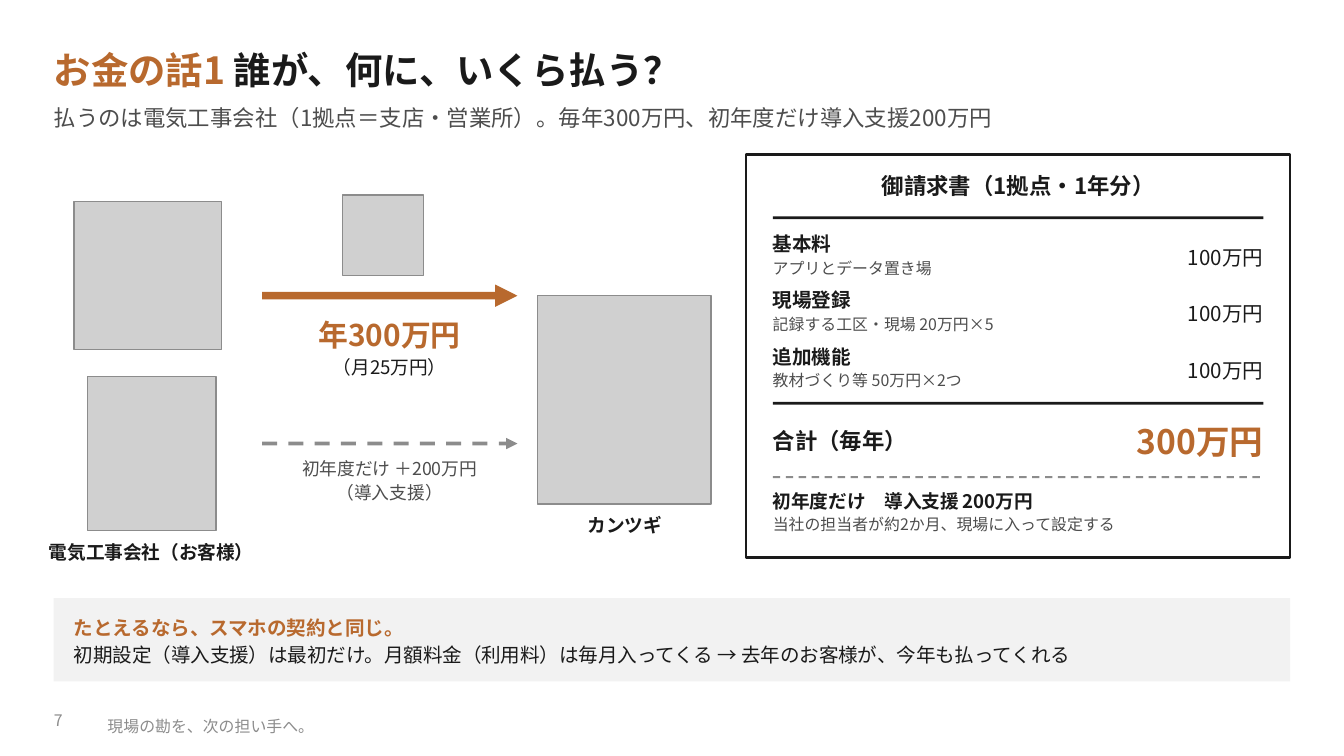
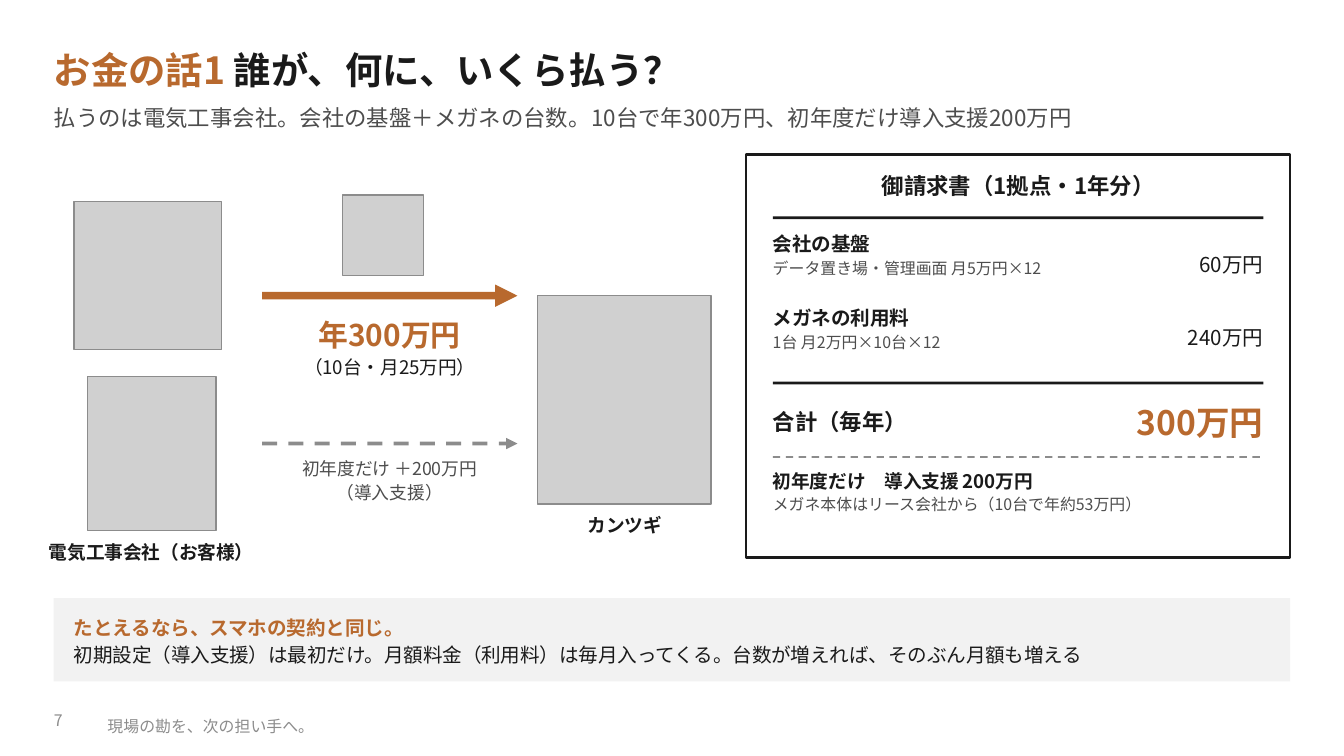
Before and after one commit to SEITOSHIKI/-ai-commute-audio-, a slide deck: slide 7 of deck/カンツギ_事業計画書_やさしい版.pptx. Drawn at 1344x756 pixels with LibreOffice and Linux fonts; fonts in the diff are those of the drawing; grey boxes stand for pictures; background and template pictures are left out. Boxes give left, top, right and bottom in pixels: in the first picture for what was removed or moved away, otherwise in the second. Text is boxed around its words. In the diff, an @@ line names an element or a change of style, - is before the commit and + after.

```diff
--- a/deck/カンツギ_事業計画書_やさしい版.pptx
+++ b/deck/カンツギ_事業計画書_やさしい版.pptx
@@ text at box(54, 107, 1072, 128): text changed @@
-払うのは電気工事会社（1拠点＝支店・営業所）。毎年300万円、初年度だけ導入支援200万円
+払うのは電気工事会社。会社の基盤＋メガネの台数。10台で年300万円、初年度だけ導入支援200万円
@@ text at box(773, 234, 1041, 276): text changed @@
-基本料
-アプリとデータ置き場
+会社の基盤
+データ置き場・管理画面 月5万円×12
@@ text at box(1199, 256, 1263, 274): text changed @@
-100万円
+60万円
@@ text at box(773, 308, 941, 350): text changed @@
-現場登録
-記録する工区・現場 20万円×5
+メガネの利用料
+1台 月2万円×10台×12
@@ text at box(1188, 329, 1263, 347): text changed @@
-100万円
+240万円
@@ text at box(304, 358, 475, 376): text changed @@
-（月25万円）
+（10台・月25万円）
@@ text removed at box(773, 347, 962, 388) @@
-追加機能
-教材づくり等 50万円×2つ
@@ text removed at box(1188, 362, 1263, 380) @@
-100万円
@@ 2 texts, 2 lines: place and size @@
-2 texts, 2 lines at box(773, 403, 1264, 477)
+2 texts, 2 lines at box(773, 383, 1264, 457)
@@ text "初年度だけ 導入支援 200万円": place and size @@
-text "初年度だけ 導入支援 200万円" at box(773, 492, 1115, 532)
+text "初年度だけ 導入支援 200万円" at box(773, 472, 1141, 512)
@@ text at box(773, 496, 1141, 512): text changed @@
-当社の担当者が約2か月、現場に入って設定する
+メガネ本体はリース会社から（10台で年約53万円）
@@ text at box(74, 645, 1082, 664): text changed @@
-初期設定（導入支援）は最初だけ。月額料金（利用料）は毎月入ってくる → 去年のお客様が、今年も払ってくれる
+初期設定（導入支援）は最初だけ。月額料金（利用料）は毎月入ってくる。台数が増えれば、そのぶん月額も増える
```
Also in this commit, not shown: 12 other slides changed, 1 slide added, 1 slide removed, 33 other files.
